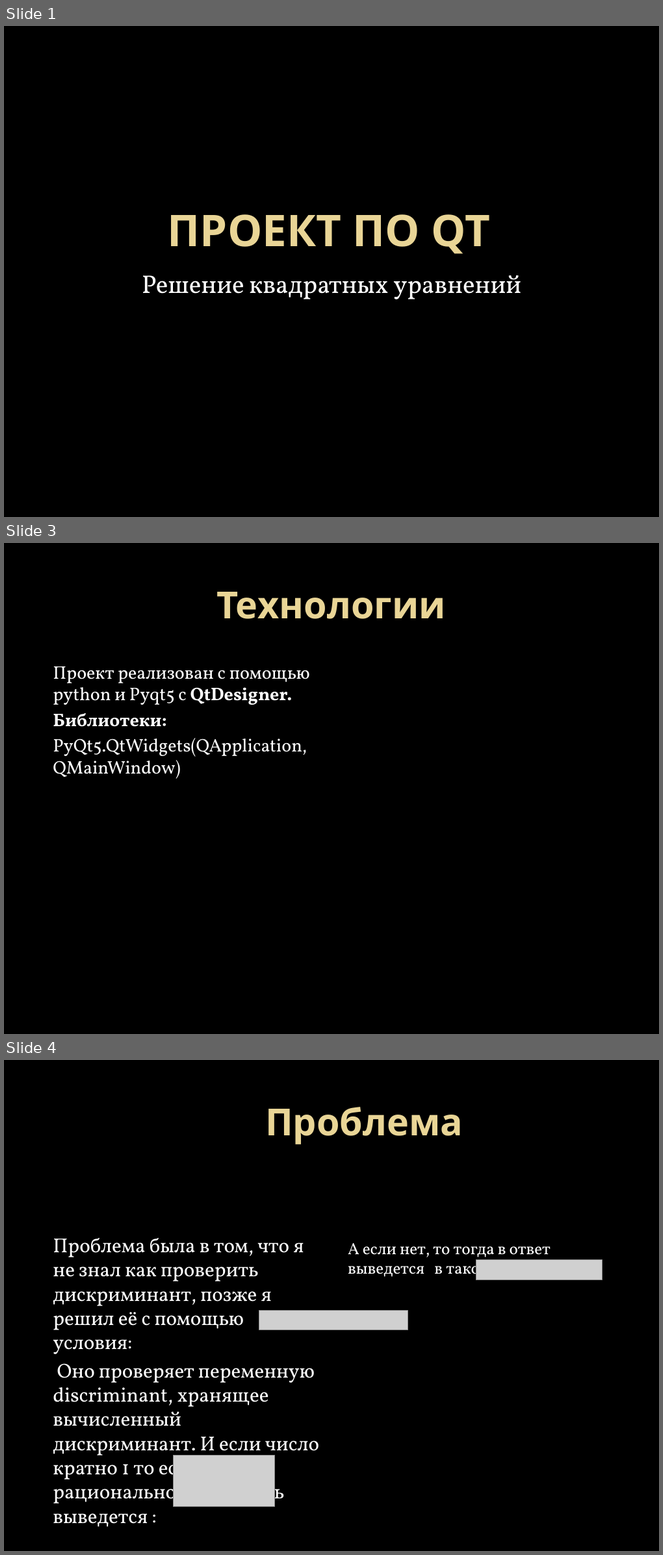
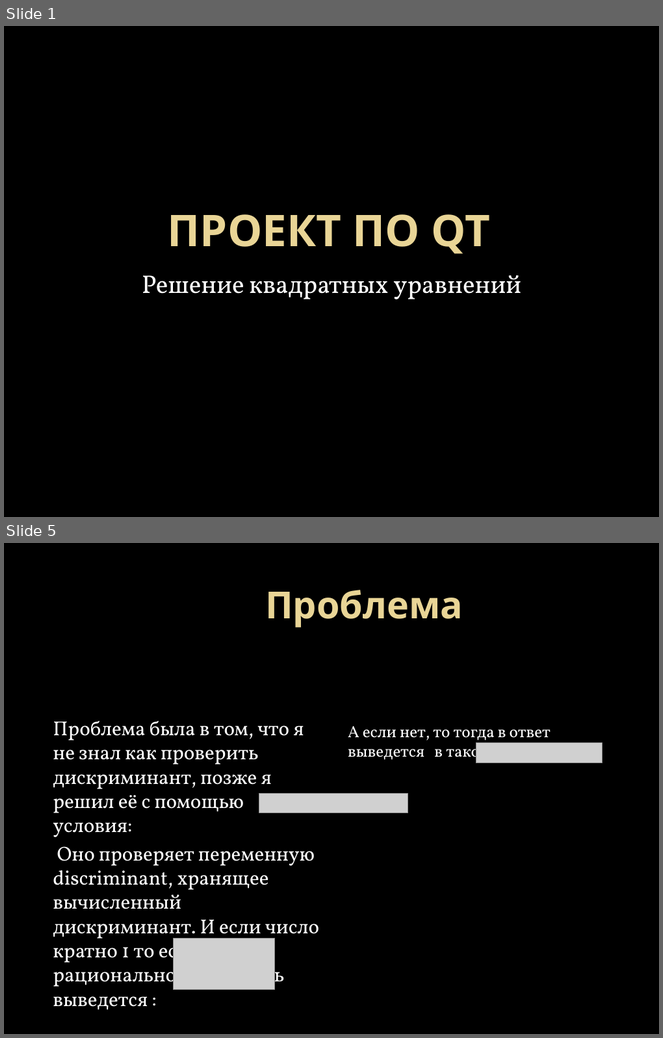
Before and after one commit to Misantrhope/Solutio-aequationem-quadraticam, a slide deck: Текст,презентация/Презентация.pptx. Shown one above the other, each under a label of ours: slides 1, 3 and 4 before the commit, slides 1 and 5 after it; the slides between them are not shown. The pictures are 663x1555 and 663x1038 pixels, drawn with LibreOffice and Linux fonts; fonts in the diff are those of the drawing; grey boxes stand for pictures; background and template pictures are left out. Boxes give left, top, right and bottom in pixels: in the first picture for what was removed or moved away, otherwise in the second. Text is boxed around its words. In the diff, an @@ line names an element or a change of style, - is before the commit and + after.

```diff
--- a/Текст,презентация/Презентация.pptx
+++ b/Текст,презентация/Презентация.pptx
@@ slide 3 removed at (4,543,659,1034), background picture (left out) @@
@@ title removed at (217,592,446,619) @@
-Технологии
@@ text removed at (53,667,310,779) @@
-Проект реализован с помощью python и Pyqt5 с QtDesigner.
-Библиотеки:
-PyQt5.QtWidgets(QApplication,QMainWindow)
@@ what was slide 4 is now slide 5 @@
```
Also in this commit, not shown: 4 slides added, 1 other slide removed, 3 other files.
